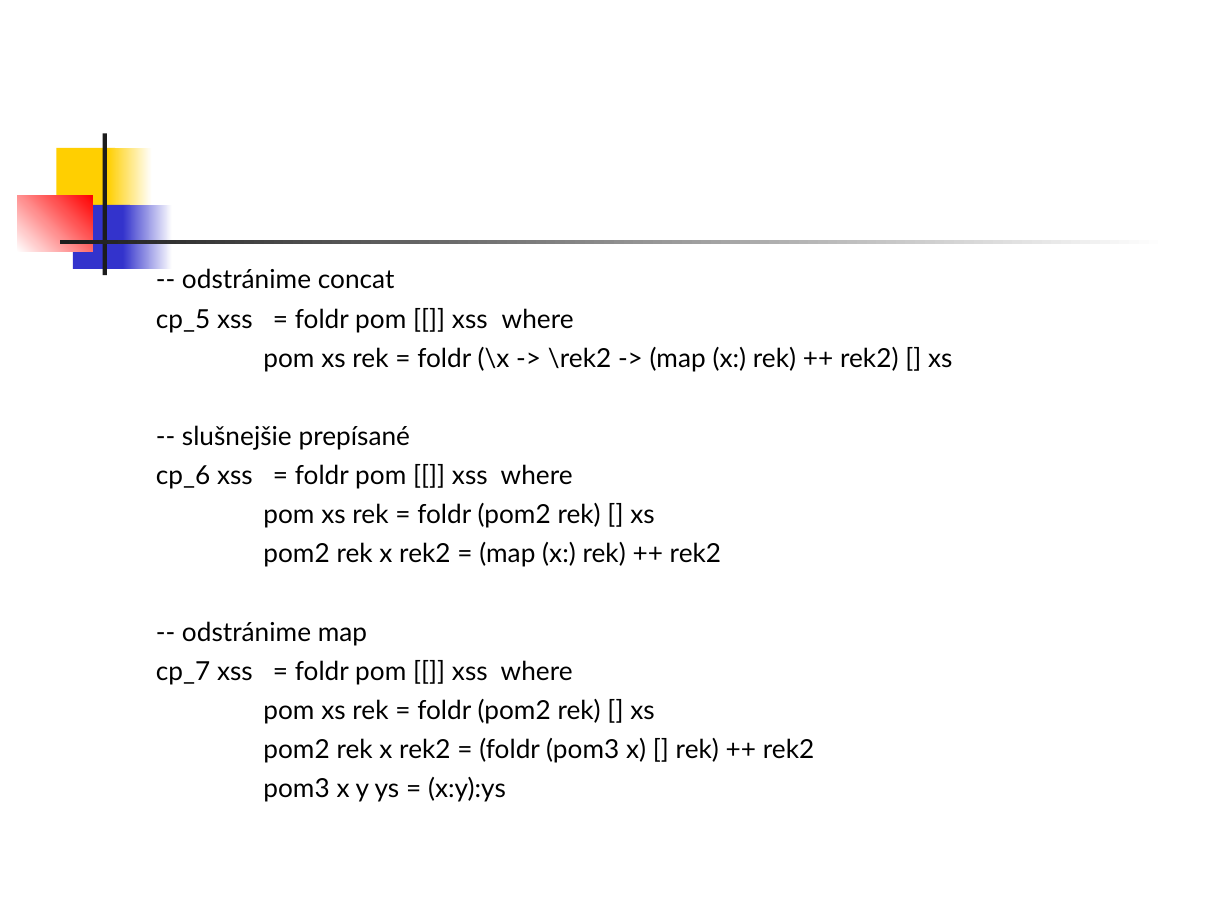
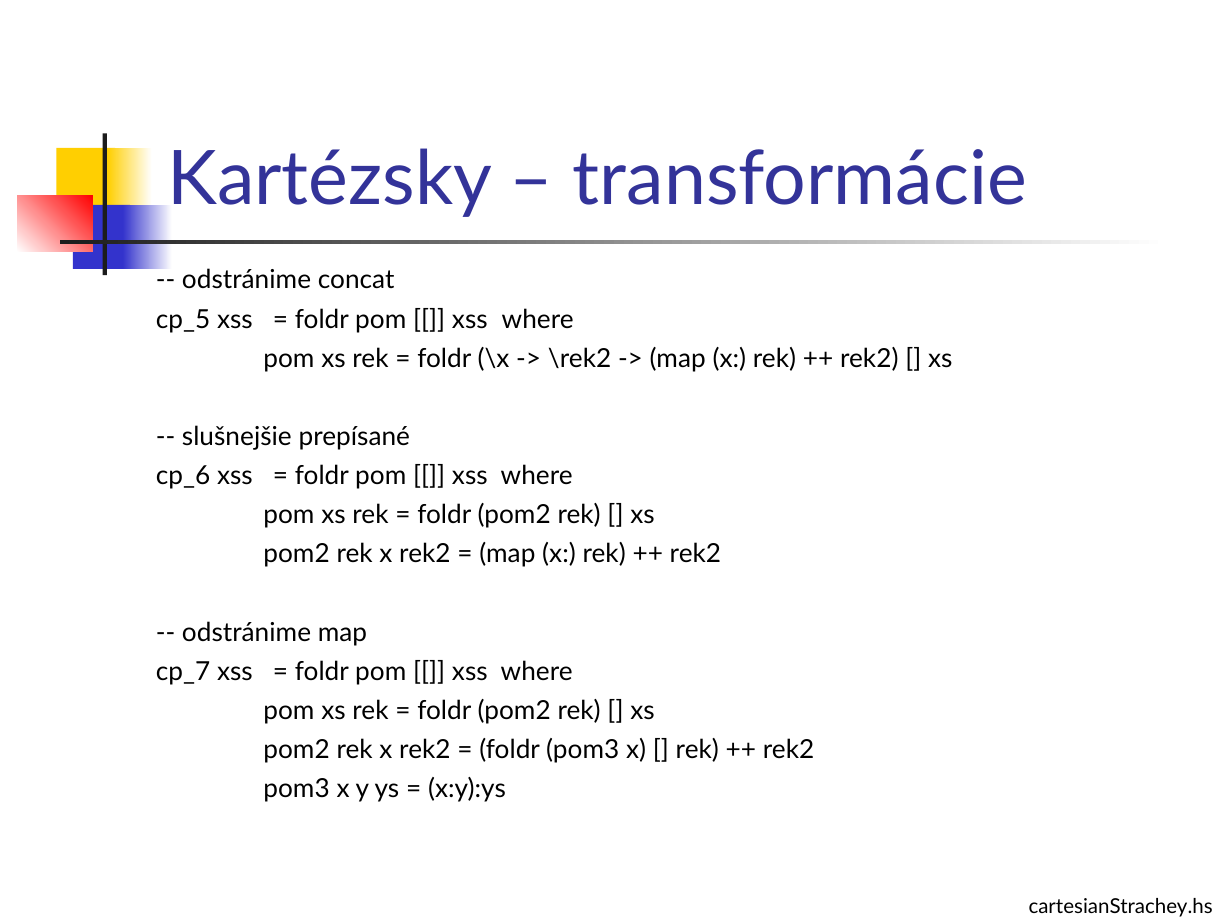
Before and after one commit to Funkcionalne/Prednasky, a slide deck: slide 19 of 03/03_fpro.ppt. Drawn at 1232x924 pixels with LibreOffice and Linux fonts; fonts in the diff are those of the drawing. Boxes give left, top, right and bottom in pixels: in the first picture for what was removed or moved away, otherwise in the second. Text is boxed around its words. In the diff, an @@ line names an element or a change of style, - is before the commit and + after.

```diff
--- a/03/03_fpro.ppt
+++ b/03/03_fpro.ppt
@@ title added at bbox=[167, 148, 1027, 217], 44 pt, text #333399 @@
+Kartézsky – transformácie
@@ text added at bbox=[1029, 898, 1213, 917], 12 pt, text #000000 @@
+cartesianStrachey.hs
```
Also in this commit, not shown: 2 other slides changed, 1 other file.
